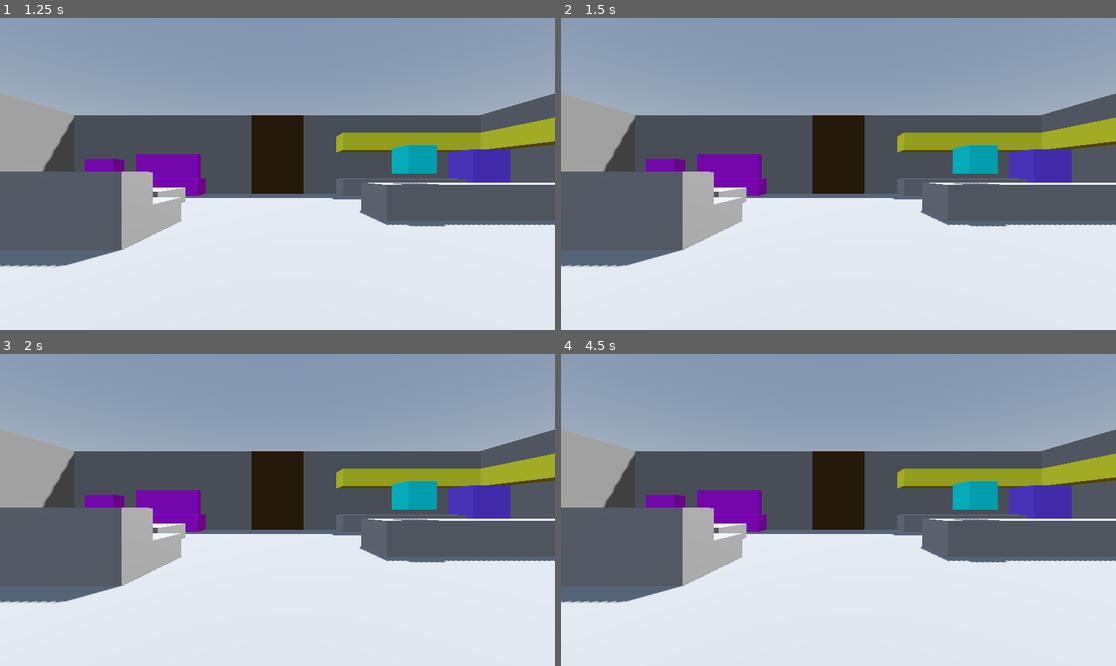
Above: before the commit, frames 1-4 (two rows, left to right).
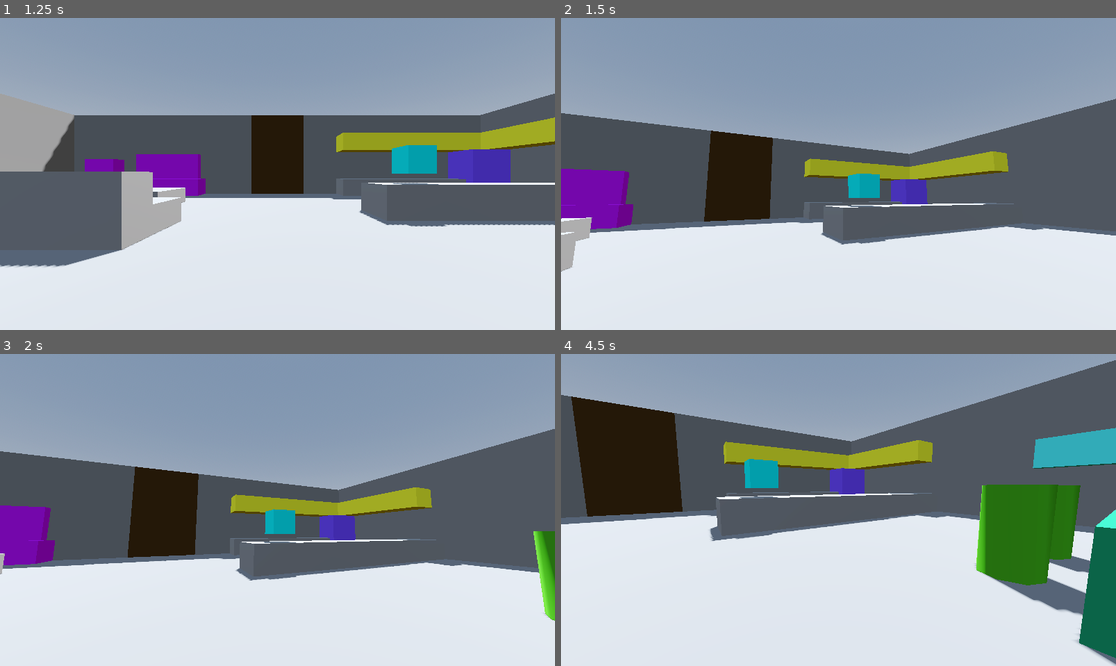
Above: after the commit, the same moments.

Repository: viamill/spooky-jam-2025
Game: Godot game, scene res://src/main_menu.tscn
Same seed, same stepped clock (60 frames per second), same inputs: the game is played once before the commit and once after it.
Inputs (mouse positions are in pixels of both pictures, inside the frame that each line leads up to):
- Up to frame 1 (1.25 s): click "Play!!" at 0.5 s
- Up to frame 2 (1.5 s): tap Enter at 1.25 s; move the mouse to (960, 158) at 1.27 s; press the mouse at (960, 158) at 1.28 s; hold D (move_right) from 1.28 s (still down)
- Up to frame 3 (2 s): keep holding D (move_right)
- Up to frame 4 (4.5 s): move the mouse to (727, 525) at 2.02 s; release D (move_right) at 2.03 s; release the mouse at (727, 525) at 2.03 s; hold S (move_backward) 2.03-2.78 s; click (727, 525) at 2.1 s; move the mouse to (894, 441) at 2.77 s; press the mouse at (894, 441) at 2.78 s; hold D (move_right) 2.78-3.53 s; move the mouse to (810, 572) at 3.52 s; release the mouse at (810, 572) at 3.53 s; hold W (move_forward) 3.53-4.28 s; click (810, 572) at 3.6 s; move the mouse to (1005, 556) at 4.27 s; press the mouse at (1005, 556) at 4.28 s; hold A (move_left) from 4.28 s (still down)

Frame 1 is identical in both runs. In frame 2, 28% of the frame differs, in the area x 0-100%, y 24-82%; in frame 3, 28%; in frame 4, 45%, in the area x 0-100%, y 2-100%.
Error before the commit: Invalid access to property or key 'handle_input' on a base object of type 'null instance'. (res://src/game.gd:9)

Commit message:
Fix House_Level name in Game scene

Diff:
--- a/src/game.tscn
+++ b/src/game.tscn
@@ -7,8 +7,8 @@
 [node name="Game" type="Node"]
 script = ExtResource("1_xq6wo")
 
-[node name="House Level" parent="." instance=ExtResource("2_xq6wo")]
+[node name="House_Level" parent="." instance=ExtResource("2_xq6wo")]
 
-[node name="Player" parent="House Level" instance=ExtResource("2_3msxb")]
+[node name="Player" parent="House_Level" instance=ExtResource("2_3msxb")]
 transform = Transform3D(1, 0, 0, 0, 1, 0, 0, 0, 1, 0, 0.5, 0)
 walk_speed = 2.0
Not shown: 1 places in temp/House_Level.tscn that only renumber resources
